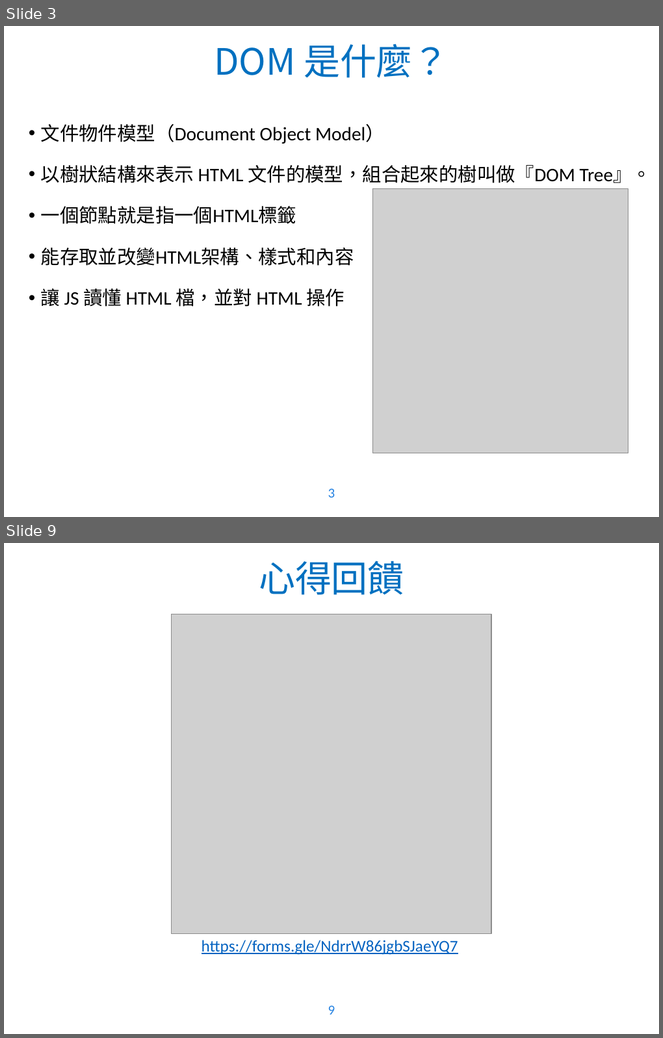
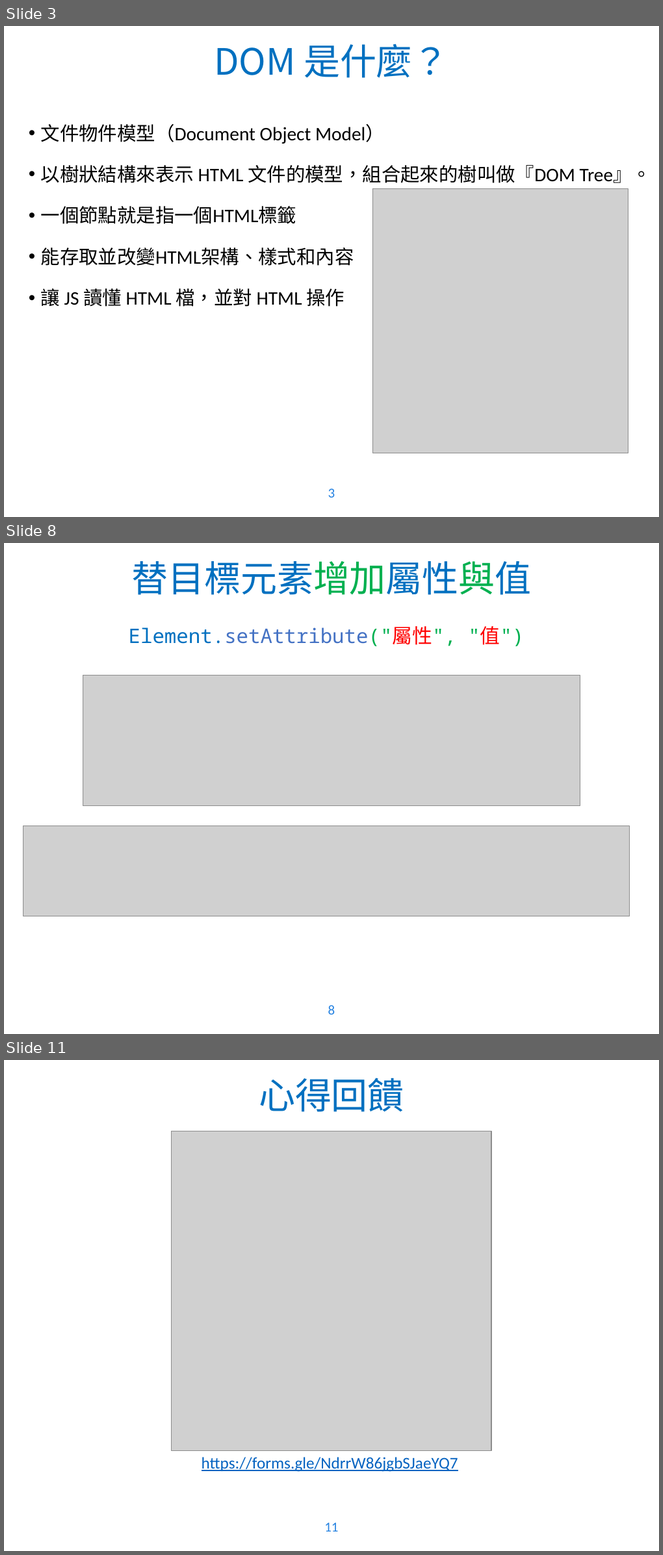
Before and after one commit to WaRTanKE7/WebClubData, a slide deck: 教學簡報/JavaScript - 2.pptx. Shown one above the other, each under a label of ours: slides 3 and 9 before the commit, slides 3, 8 and 11 after it; the slides between them are not shown. The pictures are 663x1038 and 663x1555 pixels, drawn with LibreOffice and Linux fonts; fonts in the diff are those of the drawing; grey boxes stand for pictures; background and template pictures are left out. Boxes give left, top, right and bottom in pixels: in the first picture for what was removed or moved away, otherwise in the second. Text is boxed around its words. In the diff, an @@ line names an element or a change of style, - is before the commit and + after.

```diff
--- a/教學簡報/JavaScript - 2.pptx
+++ b/教學簡報/JavaScript - 2.pptx
@@ slide 8 added at (4, 543, 659, 1034), background picture (left out); not listed: 1 template element that a slide beside it also shows @@
@@ title added at (131, 561, 531, 595), 40 pt, text #0070C0 @@
+替目標元素增加屬性與值
@@ text added at (129, 626, 524, 646), 22 pt, text #4472C4 @@
+Element.setAttribute("屬性", "值")
@@ picture added at (83, 676, 580, 806) @@
@@ picture added at (23, 826, 630, 917) @@
@@ what was slide 9 is now slide 11 @@
@@ page number at (324, 1523, 338, 1532): text changed @@
-9
+11
```
Also in this commit, not shown: 6 slides changed, 1 other slide added, 1 other file.
